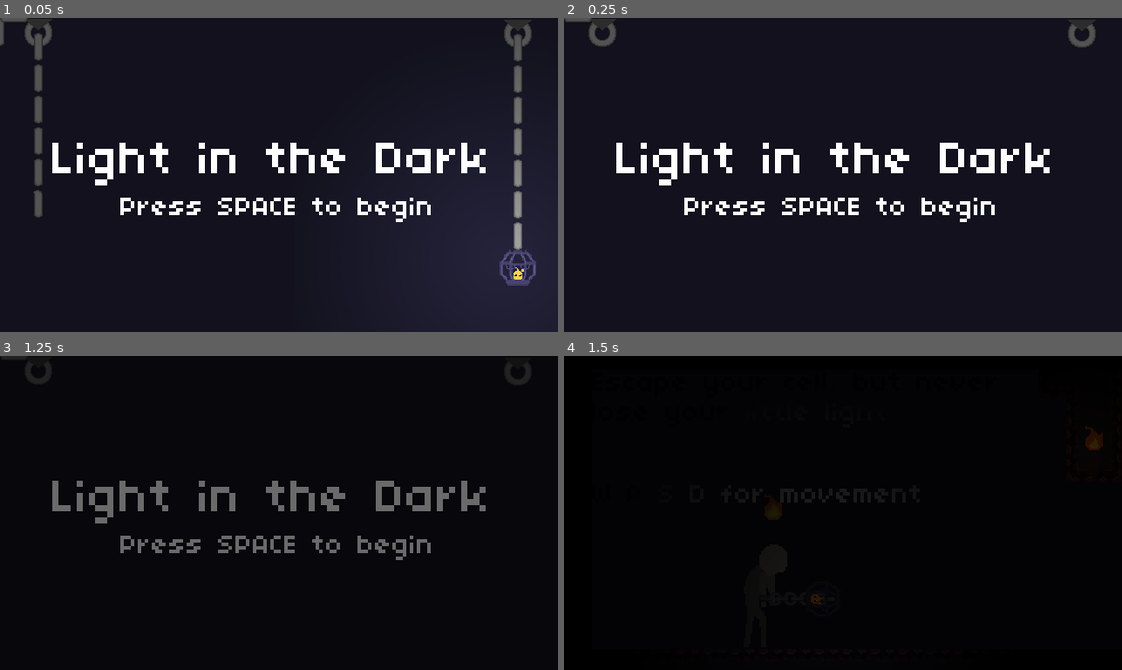
Above: before the commit, frames 1-4 (two rows, left to right).
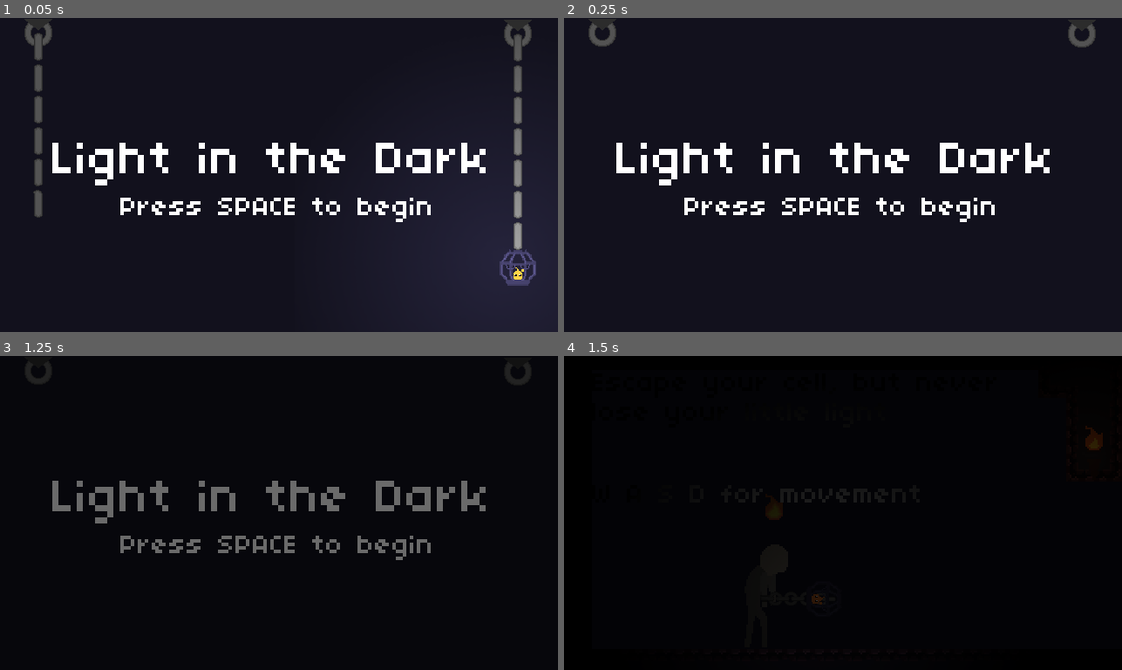
Above: after the commit, the same moments.

Repository: SirTyler/LD46
Game: Godot game, scene res://World/Levels/MainMenu.tscn
Same seed, same stepped clock (60 frames per second), same inputs: the game is played once before the commit and once after it.
Inputs:
- Up to frame 1 (0.05 s): no input
- Up to frame 2 (0.25 s): no input
- Up to frame 3 (1.25 s): tap Space (jump) at 0.5, 0.77 s; hold Right (ui_right) from 0.53 s (still down); tap E (secondary) at 0.6 s
- Up to frame 4 (1.5 s): keep holding Right (ui_right); tap Space (jump) at 1.25 s; tap E (secondary) at 1.35 s

The runs differ from the first frame. In frame 1, 0.1% of the frame differs, in the area x 0-5%, y 0-9%; in frame 2, less than 0.1%; in frame 3, less than 0.1%; in frame 4, less than 0.1%.
Error before the commit: Invalid get index 'position' (on base: 'null instance'). (res://Chain/Link.gd:10)

Commit message:
Update .gitignore

Diff:
--- a/project.godot
+++ b/project.godot
@@ -27,9 +27,6 @@
 
 SceneChanger="*res://SceneChanger.tscn"
 Globals="*res://GLOBALS.tscn"
-Chain="*res://Chain/Chain.tscn"
-Link="*res://Chain/Link.tscn"
-Loop="*res://Chain/Loop.tscn"
 
 [display]
 
Not shown, changed: .gitignore
